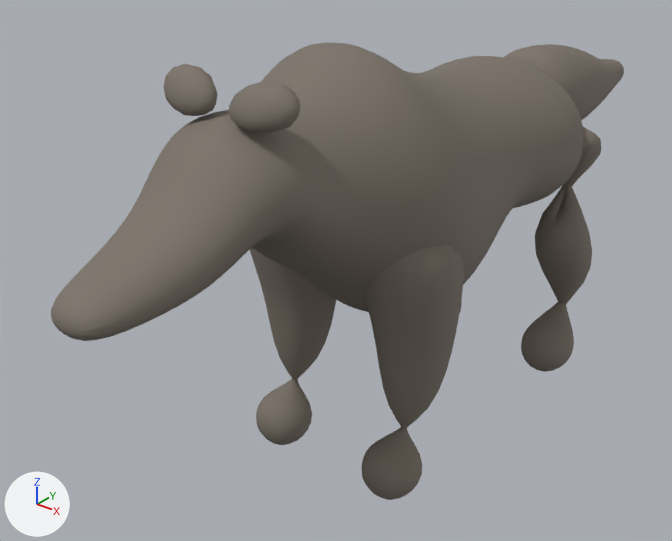
One commit to the Blender file mouse_open_world_clean_project/assets/creatures/kurt/kurt.blend: the scene before it, then after it.
Camera for both pictures: a 50 mm camera at (1.042, -1.205, 1.264) aimed at (-0.136, 0.268, 0.35). The lights are fixed; the arrows at lower left show +X, +Y and +Z. The older version comes first.

Objects in the first picture: 'KurtArkaBacak_R', 'KurtGovde', 'KurtKulak_L', 'KurtKulak_R', 'KurtKuyruk', 'KurtOnBacak_L', 'KurtOnBacak_R'.
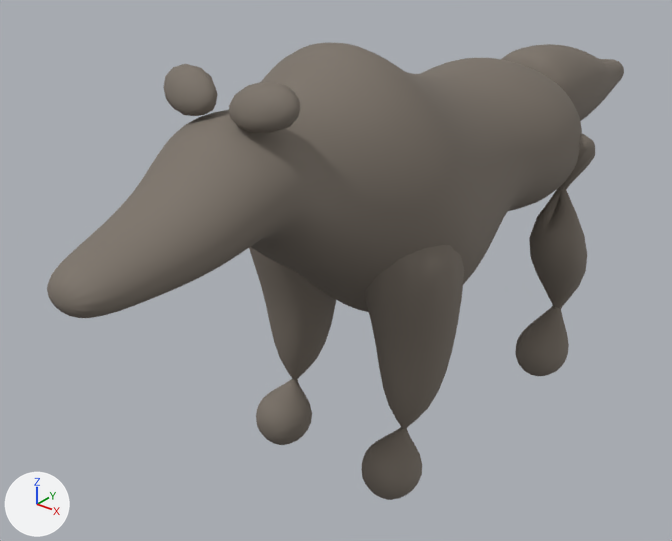
What changed in the scene script:
```text
Change me_kurtgovde:
    where me_kurtgovde.from_pydata(...)  # 226 vertices, 240 faces; spans x -0.262..0.262, y -0.54..0.905, z 0.291..0.935
    used by ob_kurtgovde; location = (0.0, 0.0, 0.0)
    me_kurtgovde part 1: 49 of 226 vertices moved; they spanned x -0.108..0.108, y -0.54..-0.315, z 0.57..0.728 and now span x -0.108..0.108, y -0.54..-0.315, z 0.605..0.755; mean shift (0.0, 0.0, 0.034); largest move (0.0, -0.52, 0.64) -> (0.0, -0.52, 0.685)
    me_kurtgovde part 2: 48 of 226 vertices moved; they spanned x -0.24..0.24, y 0.36..0.68, z 0.345..0.8 and now span x -0.24..0.24, y 0.355..0.65, z 0.345..0.8; mean shift (0.0, -0.018, 0.0); largest move (0.0, 0.68, 0.795) -> (0.0, 0.65, 0.795)
Change me_kurtarkabacak_r:
    used by ob_kurtarkabacak_r; location = (0.0, 0.0, 0.0)
    remove me_kurtarkabacak_r.from_pydata(...)  # 72 vertices, 62 faces; spans x 0.02..0.316, y 0.62..0.95, z -0.035..0.685
    add me_kurtarkabacak_r.from_pydata(...)  # 72 vertices, 62 faces; spans x 0.02..0.316, y 0.595..0.917, z -0.035..0.68
    me_kurtarkabacak_r part 3: 72 of 72 vertices moved; they spanned x 0.02..0.316, y 0.62..0.95, z -0.035..0.685 and now span x 0.02..0.316, y 0.595..0.917, z -0.035..0.68; mean shift (0.0, -0.03, 0.0)
```

What differs and where, as boxes (x1, y1, x2, y2) in the pictures (672 x 541 px; the box of a moved part takes in the faces that stretch with it):
'KurtGovde', reshaped (8% shorter): before (51, 42, 583, 341); after (47, 42, 582, 318)
'KurtArkaBacak_R', reshaped: before (521, 127, 601, 372); after (515, 134, 595, 376)
part 1 of me_kurtgovde, moved or reshaped: before (51, 144, 260, 341); after (47, 141, 260, 318)
part 2 of me_kurtgovde, moved or reshaped: before (405, 56, 583, 285); after (406, 58, 582, 284)
